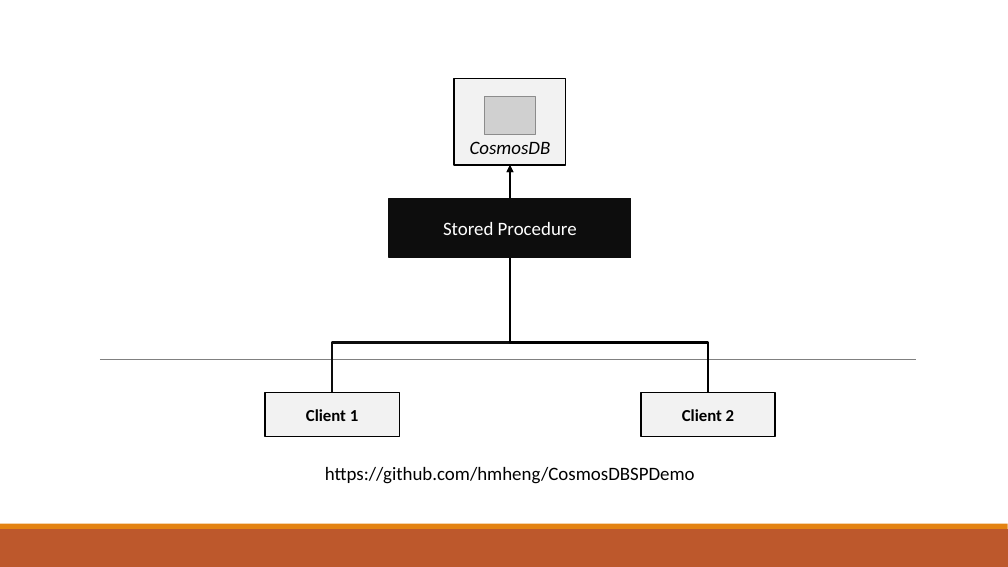
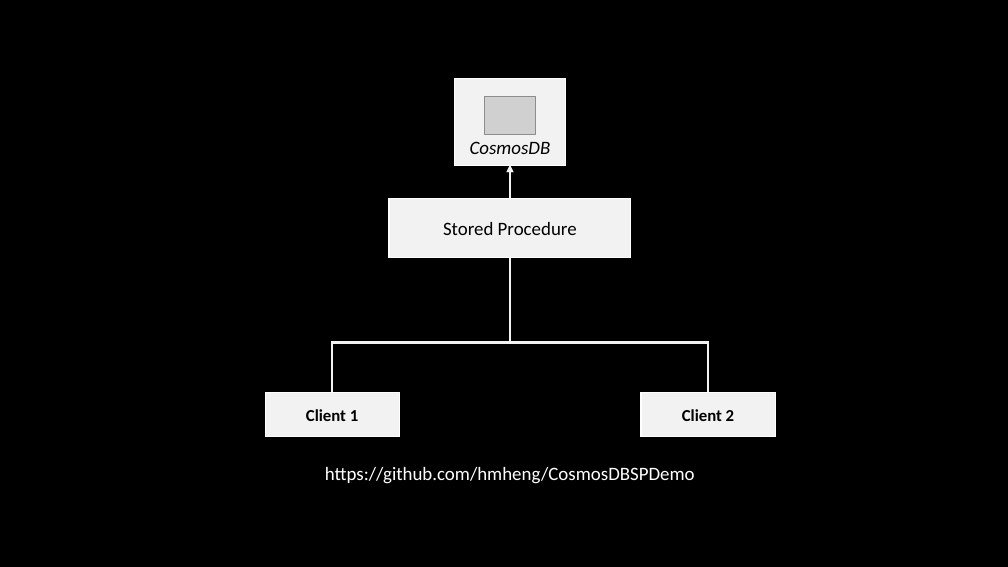
Before and after one commit to hmheng/CosmosDBSPDemo, a slide deck: slide 3 of CosmosDBSPDemo.pptx. Drawn at 1008x567 pixels with LibreOffice and Linux fonts; fonts in the diff are those of the drawing; grey boxes stand for pictures. Boxes give left, top, right and bottom in pixels: in the first picture for what was removed or moved away, otherwise in the second. Text is boxed around its words. In the diff, an @@ line names an element or a change of style, - is before the commit and + after.

```diff
--- a/CosmosDBSPDemo.pptx
+++ b/CosmosDBSPDemo.pptx
@@ background #FFFFFF to #000000 @@
@@ elbow arrow (332, 392) - (510, 165): stroke #0D0D0D 2.25 pt to #F2F2F2 2.25 pt @@
@@ elbow arrow (709, 392) - (510, 165): stroke #000000 2.25 pt to #F2F2F2 2.25 pt @@
@@ rectangle "Stored Procedure" at box(389, 198, 631, 258): text colour #FFFFFF to #000000; fill #0D0D0D to #F2F2F2; outline #0D0D0D 1.25 pt to #FFFFFF 1 pt @@
@@ line removed from (100, 359) to (917, 359) @@
@@ outline #000000 1.25 pt to #FFFFFF 1 pt in 3 elements at box(454, 79, 566, 166), box(265, 392, 399, 436), box(641, 392, 775, 436) @@
@@ text "https://github.com/hmheng/CosmosDBSPDemo" at box(325, 467, 695, 484): text colour #000000 to #FFFFFF @@
@@ rectangle removed at box(0, 529, 1008, 567) @@
@@ rectangle removed at box(0, 524, 1008, 529) @@
```
Also in this commit, not shown: 3 other slides changed, 1 slide added.
